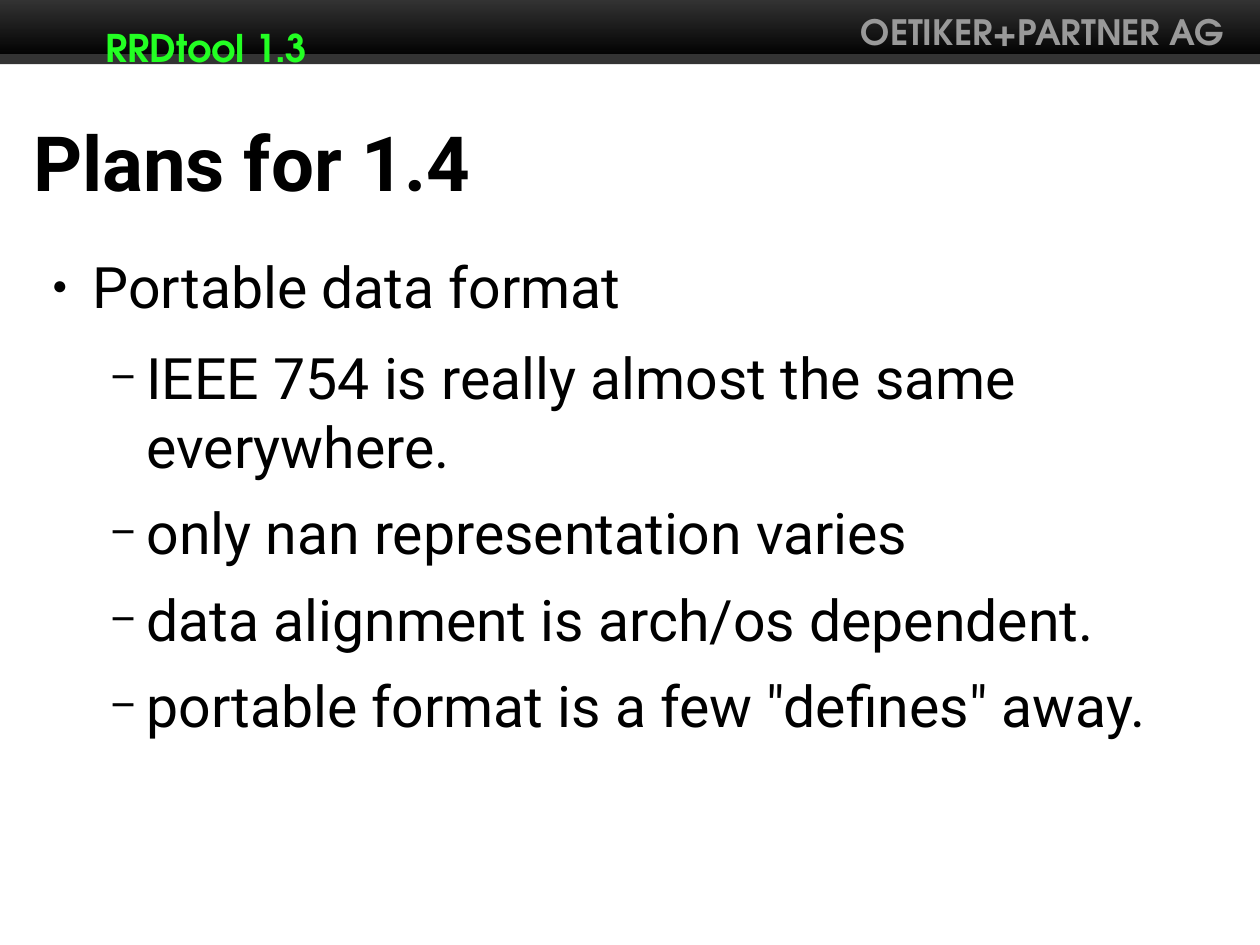
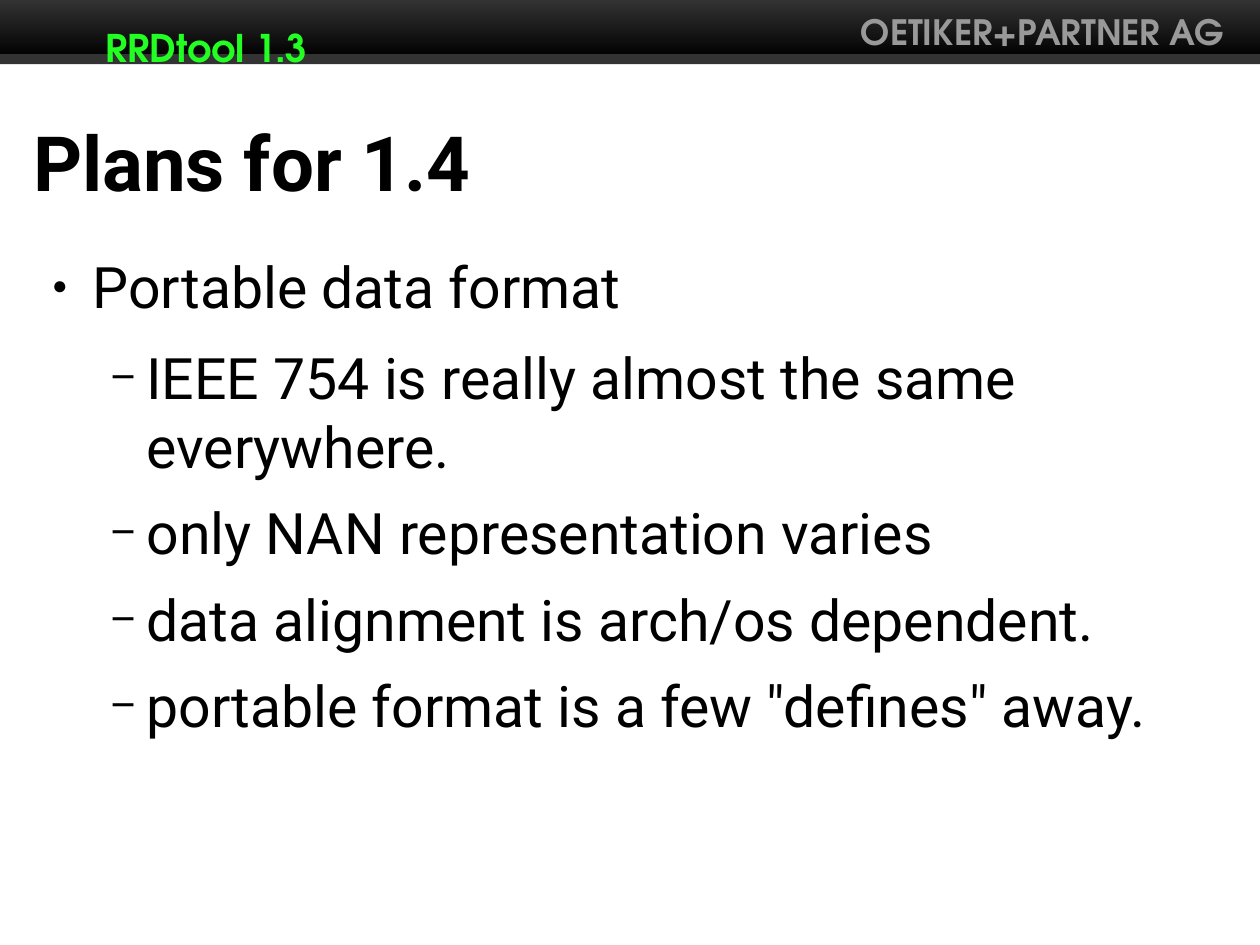
Before and after one commit to Distrotech/rrdtool, a slide deck: slide 11 of talks/rrdtool13/rrdtool13.odp. Drawn at 1260x945 pixels with LibreOffice and Linux fonts; fonts in the diff are those of the drawing. Boxes give left, top, right and bottom in pixels: in the first picture for what was removed or moved away, otherwise in the second. Text is boxed around its words. In the diff, an @@ line names an element or a change of style, - is before the commit and + after.

```diff
--- a/talks/rrdtool13/rrdtool13.odp
+++ b/talks/rrdtool13/rrdtool13.odp
@@ text at bbox=[147, 511, 932, 567]: text changed @@
-  − only nan representation varies
+  − only NAN representation varies
```
Also in this commit, not shown: 6 other slides changed.
